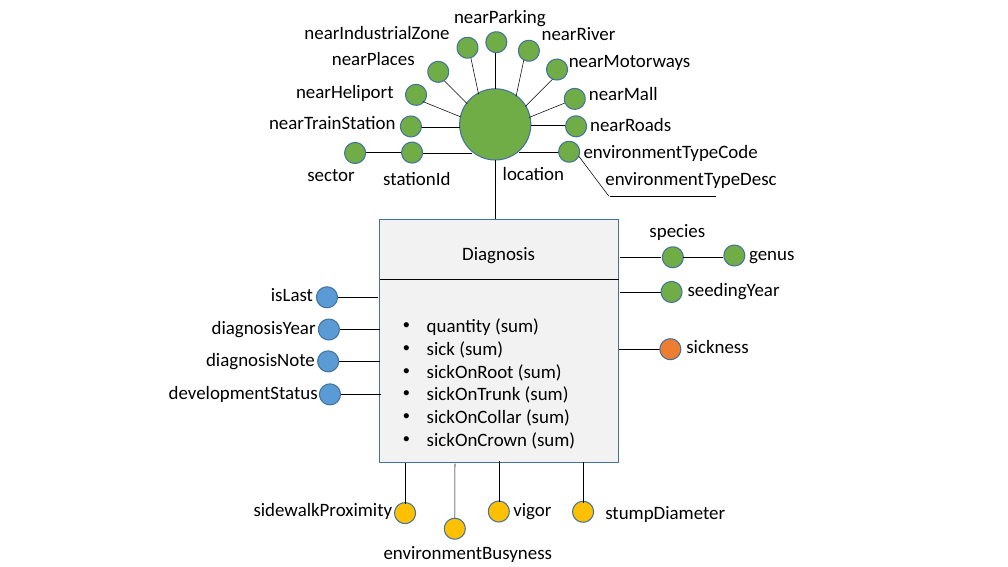
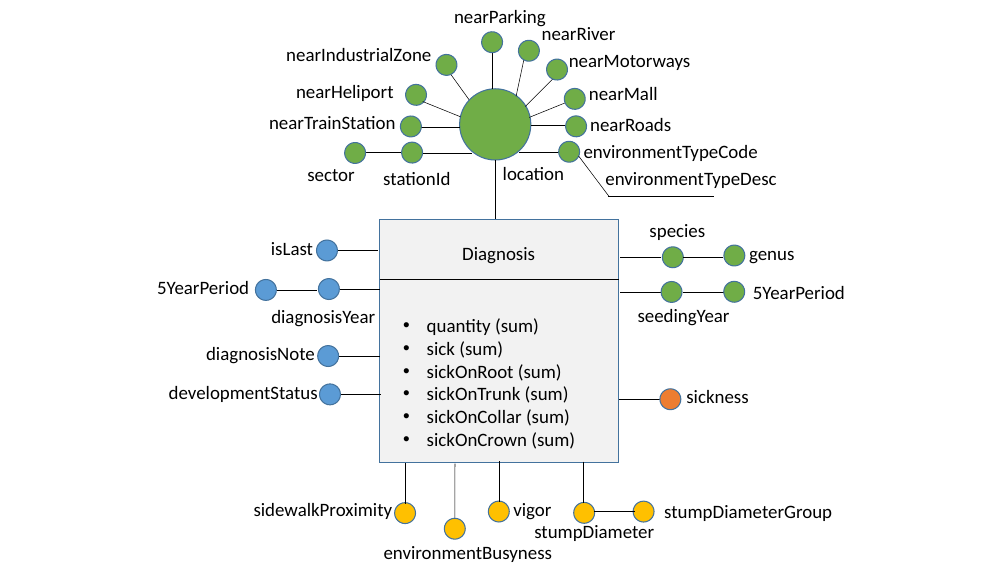
Before and after one commit to mroklom/Projet-Decisionnel-JVCTL, a slide deck: slide 1 of df-model/df-model.pptx. Drawn at 1008x567 pixels with LibreOffice and Linux fonts; fonts in the diff are those of the drawing. Boxes give left, top, right and bottom in pixels: in the first picture for what was removed or moved away, otherwise in the second. Text is boxed around its words. In the diff, an @@ line names an element or a change of style, - is before the commit and + after.

```diff
--- a/df-model/df-model.pptx
+++ b/df-model/df-model.pptx
@@ ellipse: place and size @@
-ellipse at bbox=[482, 27, 512, 57]
+ellipse at bbox=[477, 27, 507, 57]
@@ text "nearIndustrialZone": place and size @@
-text "nearIndustrialZone" at bbox=[304, 26, 449, 39]
+text "nearIndustrialZone" at bbox=[286, 48, 431, 61]
@@ text removed at bbox=[332, 52, 415, 65] @@
-nearPlaces
@@ ellipse removed at bbox=[424, 57, 454, 87] @@
@@ ellipse: place and size @@
-ellipse at bbox=[453, 33, 483, 63]
+ellipse at bbox=[432, 50, 462, 80]
@@ line moved from (495, 48) - (495, 89) to (492, 48) - (492, 89) @@
@@ line removed from (439, 75) to (467, 104) @@
@@ line moved from (470, 54) - (479, 95) to (448, 71) - (469, 100) @@
@@ 1 text, 1 line, 1 ellipse: place and size @@
-1 text, 1 line, 1 ellipse at bbox=[271, 287, 378, 308]
+1 text, 1 line, 1 ellipse at bbox=[271, 240, 378, 261]
@@ text added at bbox=[157, 281, 249, 294], 18 pt, text #000000 @@
+5YearPeriod
@@ ellipse added at bbox=[256, 280, 277, 301], fill #5B9BD5, outline #43739E 1 pt @@
@@ line added from (277, 290) to (318, 290), #000000 0.5 pt @@
@@ ellipse: place and size @@
-ellipse at bbox=[318, 319, 340, 340]
+ellipse at bbox=[318, 279, 340, 300]
@@ line moved from (340, 330) - (380, 330) to (340, 289) - (380, 289) @@
@@ line added from (683, 292) to (724, 292), #000000 0.5 pt @@
@@ ellipse added at bbox=[724, 281, 745, 302], fill #70AD47, outline #43739E 1 pt @@
@@ text added at bbox=[753, 286, 845, 299], 18 pt, text #000000 @@
+5YearPeriod
@@ text "diagnosisYear": place and size @@
-text "diagnosisYear" at bbox=[212, 321, 316, 338]
+text "diagnosisYear" at bbox=[271, 310, 375, 327]
@@ text "seedingYear": place and size @@
-text "seedingYear" at bbox=[688, 283, 780, 300]
+text "seedingYear" at bbox=[638, 309, 730, 326]
@@ 1 text, 1 ellipse, 1 line: place and size @@
-1 text, 1 ellipse, 1 line at bbox=[206, 351, 380, 372]
+1 text, 1 ellipse, 1 line at bbox=[206, 346, 380, 367]
@@ 1 text, 1 ellipse, 1 line: place and size @@
-1 text, 1 ellipse, 1 line at bbox=[619, 339, 748, 360]
+1 text, 1 ellipse, 1 line at bbox=[619, 389, 748, 410]
@@ ellipse added at bbox=[633, 501, 654, 523], fill #FFC000, outline #43739E 1 pt @@
@@ text added at bbox=[664, 505, 832, 521], 18 pt, text #000000 @@
+stumpDiameterGroup
@@ text "stumpDiameter": place and size @@
-text "stumpDiameter" at bbox=[605, 506, 725, 522]
+text "stumpDiameter" at bbox=[534, 522, 654, 541]
@@ line added from (594, 511) to (635, 511), #000000 0.5 pt @@
```
Also in this commit, not shown: 1 other file.
